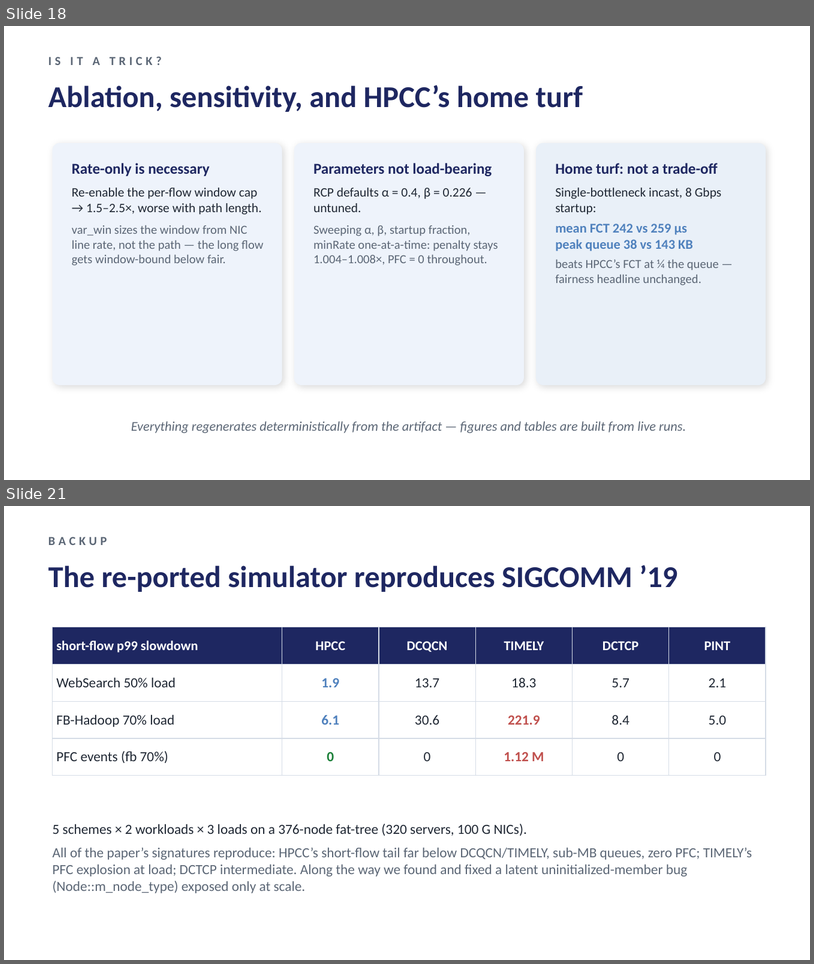
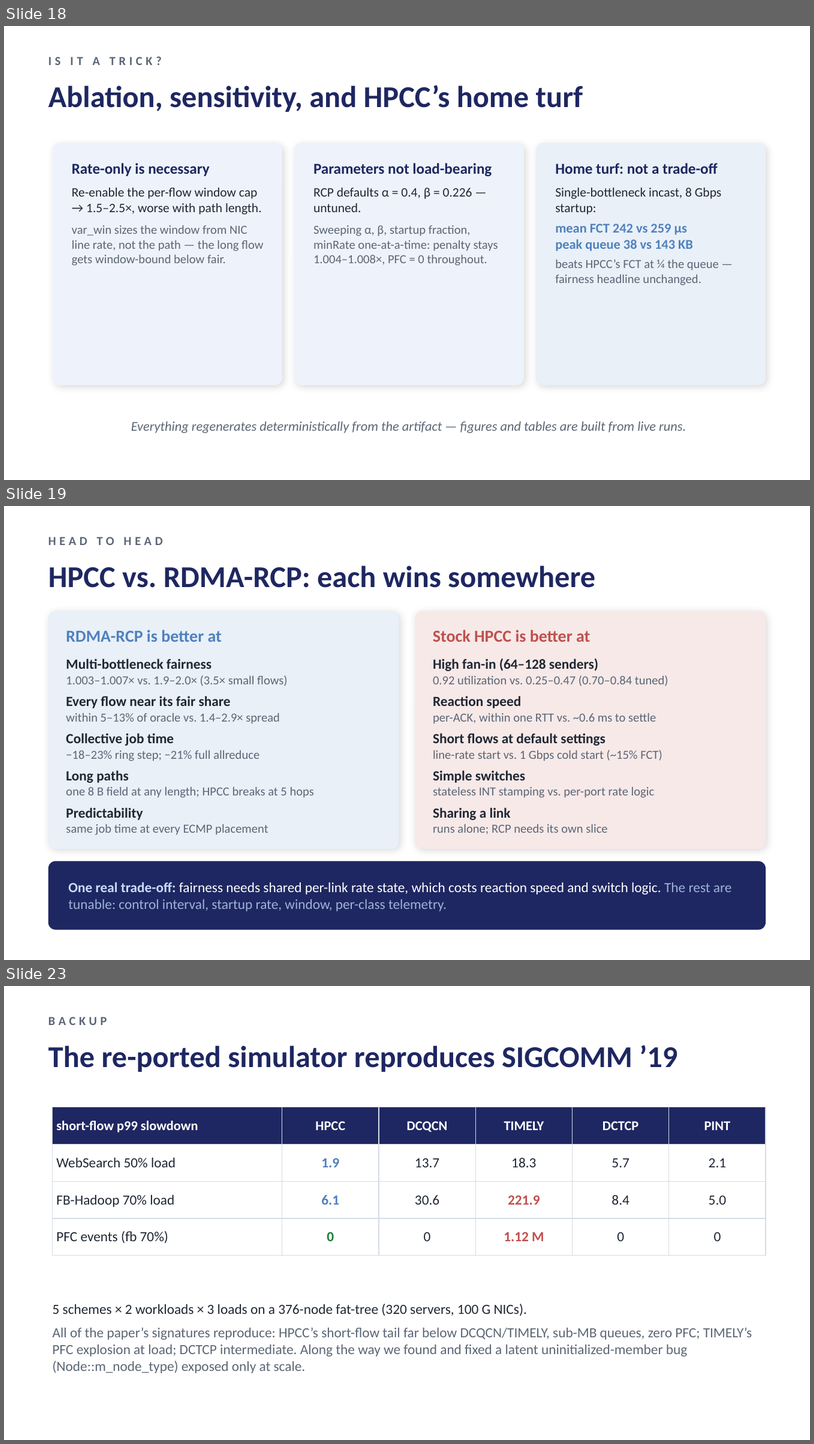
Before and after one commit to UNOCourseDemo/hpcc-fs, a slide deck: examples/hpcc/hpcc-fs/talk/ipccc2026-talk.pptx. Shown one above the other, each under a label of ours: slides 18 and 21 before the commit, slides 18, 19 and 23 after it; the slides between them are not shown. The pictures are 814x964 and 814x1444 pixels, drawn with LibreOffice and Linux fonts; fonts in the diff are those of the drawing. Boxes give left, top, right and bottom in pixels: in the first picture for what was removed or moved away, otherwise in the second. Text is boxed around its words. In the diff, an @@ line names an element or a change of style, - is before the commit and + after.

```diff
--- a/examples/hpcc/hpcc-fs/talk/ipccc2026-talk.pptx
+++ b/examples/hpcc/hpcc-fs/talk/ipccc2026-talk.pptx
@@ slide 19 added at box(4, 506, 810, 960), background #FFFFFF @@
@@ text added at box(48, 537, 163, 545), 11 pt, text #5B6675, bold @@
+HEAD TO HEAD
@@ text added at box(48, 565, 596, 588), 27 pt, text #1E2761, bold @@
+HPCC vs. RDMA-RCP: each wins somewhere
@@ rounded rectangle added at box(48, 611, 399, 849), fill #E9F0F8 @@
@@ rounded rectangle added at box(415, 611, 766, 849), fill #F7E9E8 @@
@@ text added at box(66, 630, 222, 642), 15 pt, text #4F81BD, bold @@
+RDMA-RCP is better at
@@ text added at box(433, 630, 590, 642), 15 pt, text #C0504D, bold @@
+Stock HPCC is better at
@@ text added at box(66, 658, 314, 835), 11 pt, text #5B6675 @@
+• Multi-bottleneck fairness
+  1.003–1.007× vs. 1.9–2.0× (3.5× small flows)
+• Every flow near its fair share
+  within 5–13% of oracle vs. 1.4–2.9× spread
+• Collective job time
+  −18–23% ring step; −21% full allreduce
+• Long paths
+  one 8 B field at any length; HPCC breaks at 5 hops
+• Predictability
+  same job time at every ECMP placement
@@ text added at box(433, 658, 669, 834), 11 pt, text #5B6675 @@
+• High fan-in (64–128 senders)
+  0.92 utilization vs. 0.25–0.47 (0.70–0.84 tuned)
+• Reaction speed
+  per-ACK, within one RTT vs. ~0.6 ms to settle
+• Short flows at default settings
+  line-rate start vs. 1 Gbps cold start (~15% FCT)
+• Simple switches
+  stateless INT stamping vs. per-port rate logic
+• Sharing a link
+  runs alone; RCP needs its own slice
@@ rounded rectangle added at box(48, 861, 766, 930), fill #1E2761 @@
@@ text added at box(68, 882, 732, 911), 12.5 pt, text #FFFFFF @@
+One real trade-off: fairness needs shared per-link rate state, which costs reaction speed and switch logic. The rest are tunable: control interval, startup rate, window, per-class telemetry.
@@ what was slide 21 is now slide 23 @@
```
Also in this commit, not shown: 2 slides changed, 2 other slides added, 1 slide removed, 3 other files.
